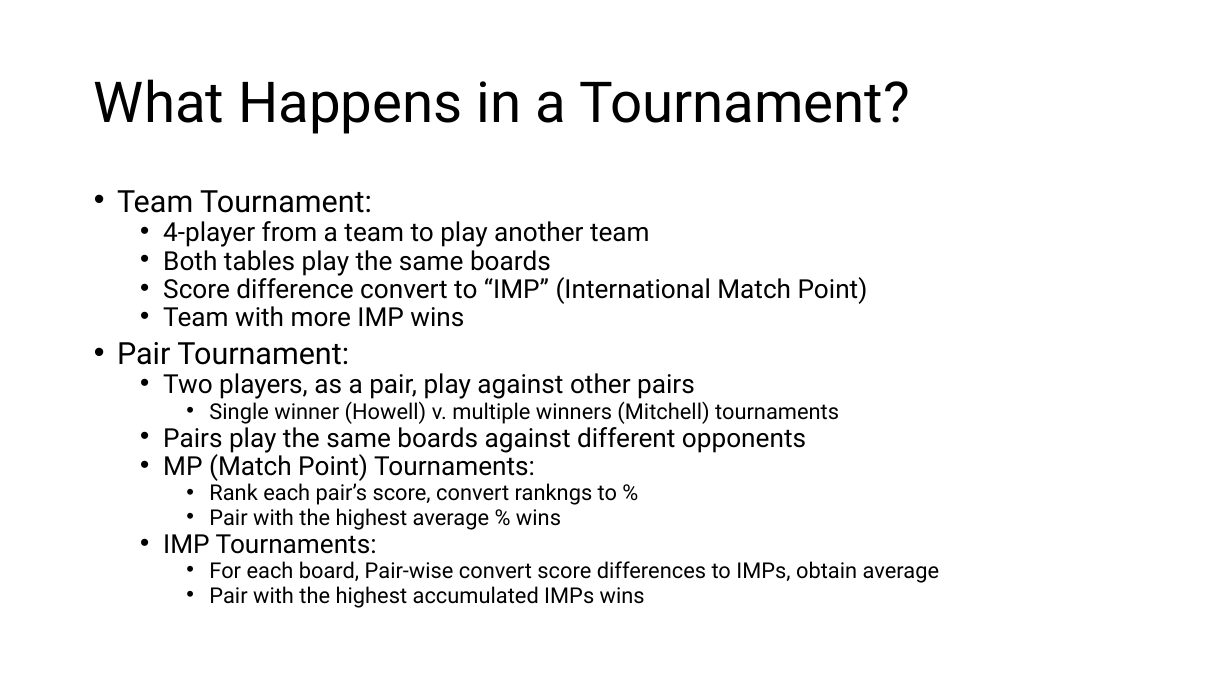
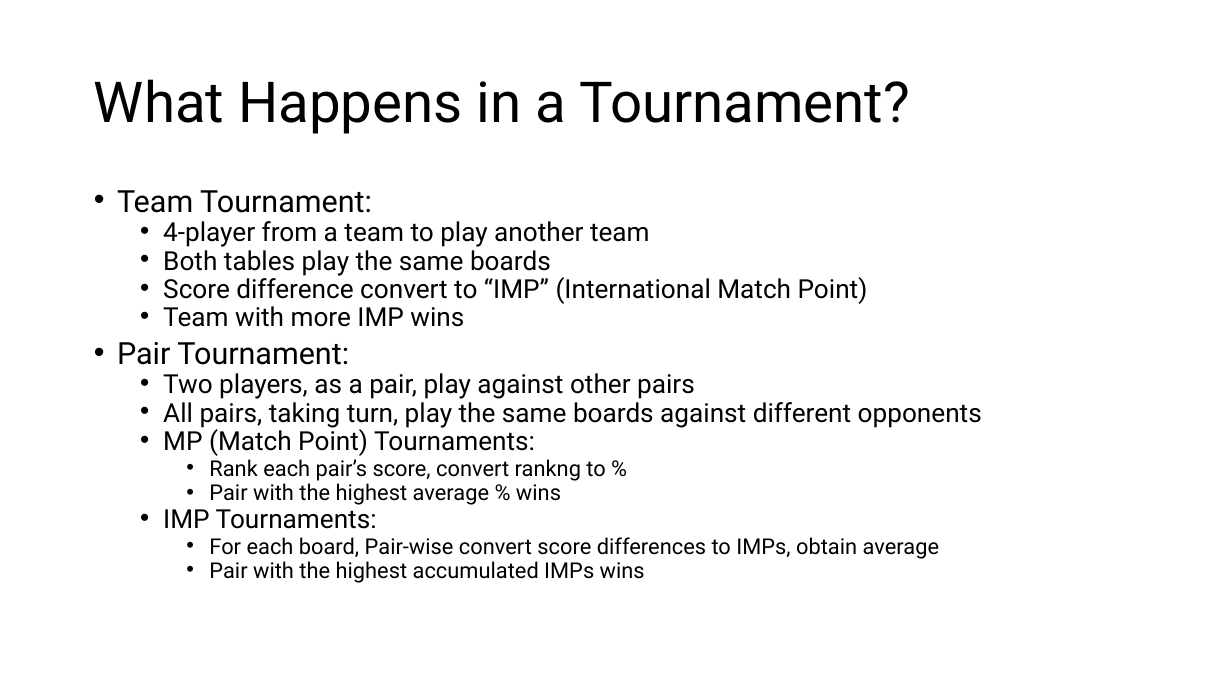
Before and after one commit to sywhub/bridge101, a slide deck: slide 26 of lectures.pptx (slide 15 before the commit). Drawn at 1232x693 pixels with LibreOffice and Linux fonts; fonts in the diff are those of the drawing; background and template pictures are left out. Boxes give left, top, right and bottom in pixels: in the first picture for what was removed or moved away, otherwise in the second. Text is boxed around its words. In the diff, an @@ line names an element or a change of style, - is before the commit and + after.

```diff
--- a/lectures.pptx
+++ b/lectures.pptx
@@ text at box(163, 398, 982, 428): text changed; size 17 to 20.4 pt @@
-    • Single winner (Howell) v. multiple winners (Mitchell) tournaments
-  • Pairs play the same boards against different opponents
+  • All pairs, taking turn, play the same boards against different opponents
@@ text at box(209, 455, 605, 481): text changed @@
-    • Rank each pair’s score, convert rankngs to %
+    • Rank each pair’s score, convert rankng to %
```
Also in this commit, not shown: 11 other slides changed, 8 slides added, 1 slide removed.
